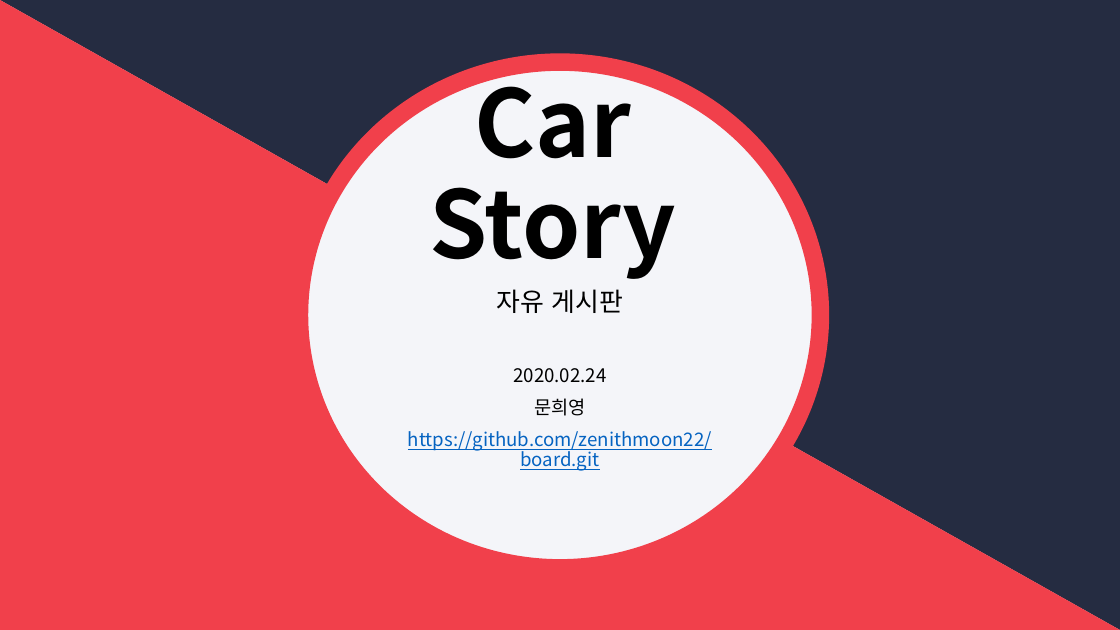
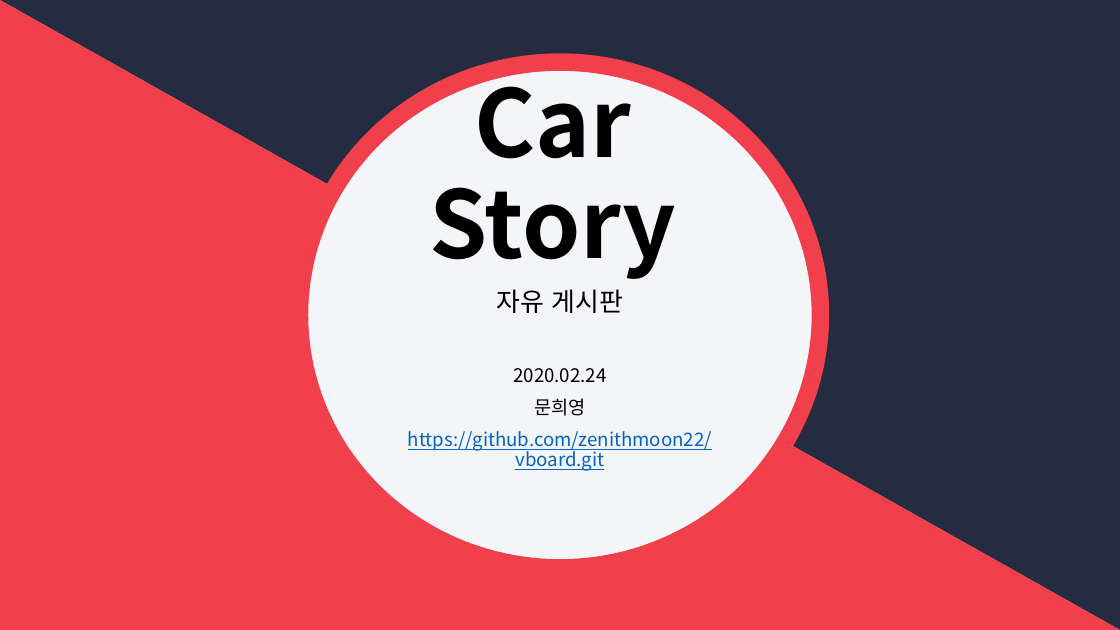
Before and after one commit to zenithmoon22/vboard, a slide deck: slide 1 of Car Story 게시판_포트폴리오.pptx. Drawn at 1120x630 pixels with LibreOffice and Linux fonts; fonts in the diff are those of the drawing. Boxes give left, top, right and bottom in pixels: in the first picture for what was removed or moved away, otherwise in the second. Text is boxed around its words. In the diff, an @@ line names an element or a change of style, - is before the commit and + after.

```diff
--- a/Car Story 게시판_포트폴리오.pptx
+++ b/Car Story 게시판_포트폴리오.pptx
@@ text at [408, 431, 712, 471]: text changed @@
-https://github.com/zenithmoon22/board.git
+https://github.com/zenithmoon22/vboard.git
```
Also in this commit, not shown: 6 other slides changed, 16 other files.
